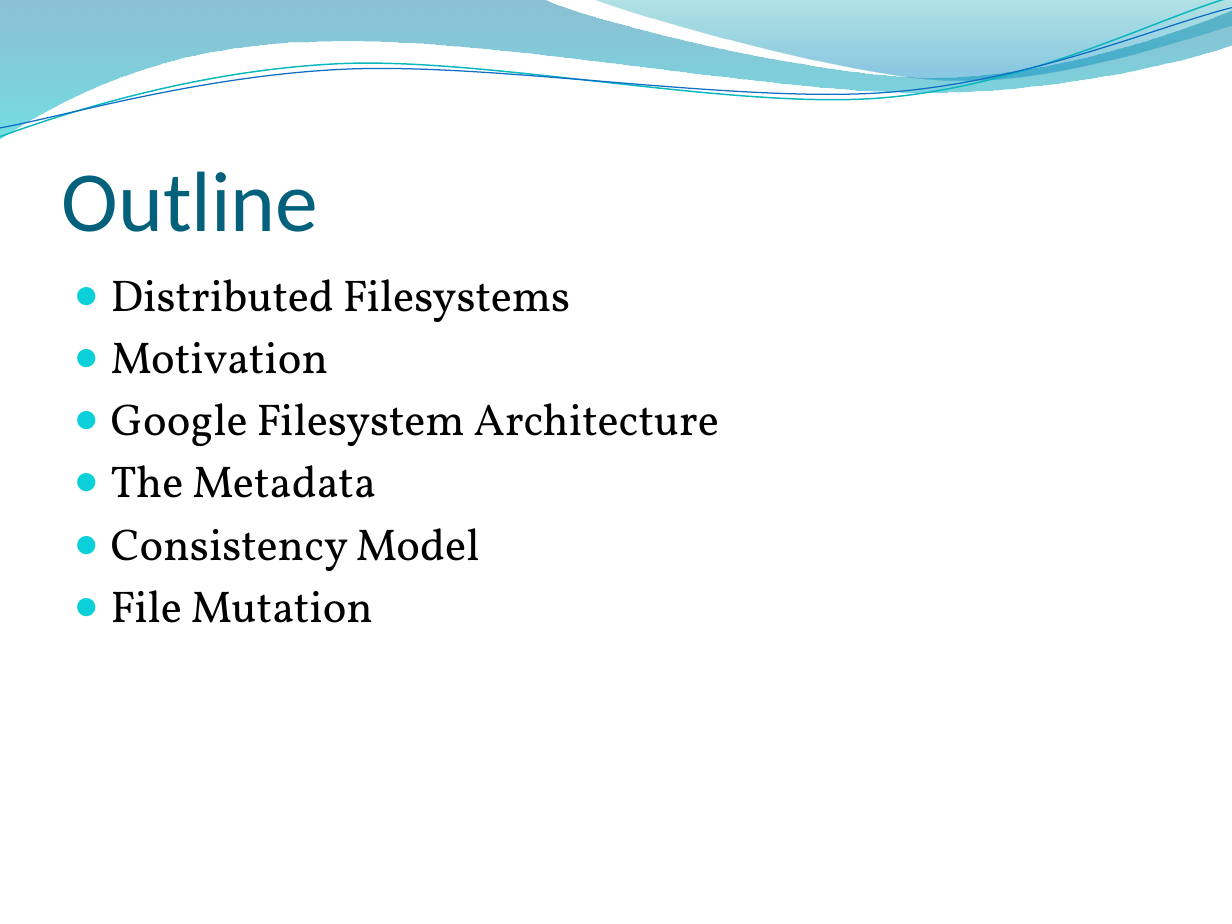
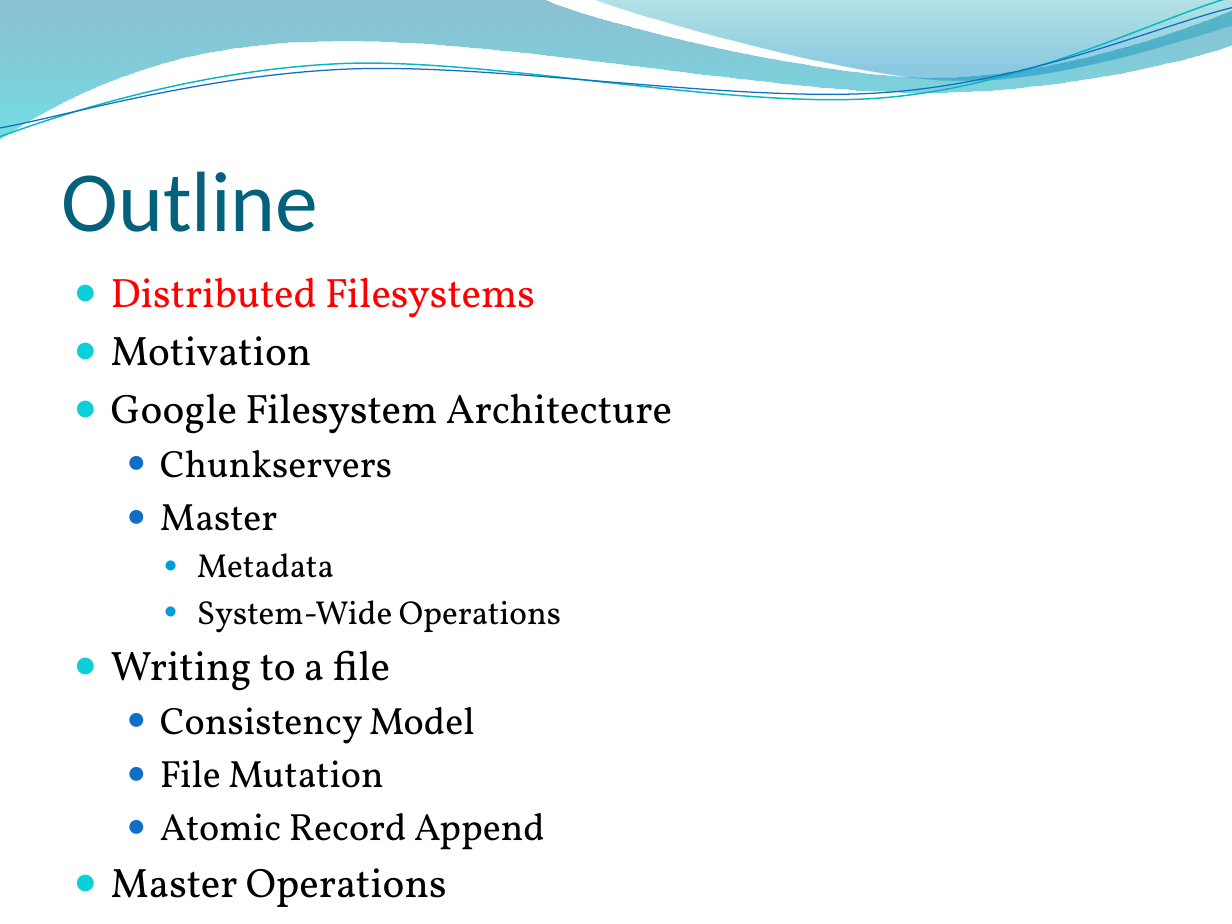
Before and after one commit to edvelezg/unb-os, a slide deck: slide 2 of google-fs/google-fs.pptx. Drawn at 1232x924 pixels with LibreOffice and Linux fonts; fonts in the diff are those of the drawing; background and template pictures are left out. Boxes give left, top, right and bottom in pixels: in the first picture for what was removed or moved away, otherwise in the second. Text is boxed around its words. In the diff, an @@ line names an element or a change of style, - is before the commit and + after.

```diff
--- a/google-fs/google-fs.pptx
+++ b/google-fs/google-fs.pptx
@@ text at <box>111,277,672,788</box>: size 26 to 24.1 pt in "Distributed Filesystems", "Motivation", "Google Filesystem Architecture"; text colour #000000 to #FF0000 in "Distributed Filesystems"; size 26 to 22.2 pt in "Consistency Model", "File Mutation"; list level 1 to 2 in "Consistency Model"; bullet colour #0BD0D9 to #0F6FC6; list level 1 to 2 in "File Mutation" @@
@@ text at <box>111,450,561,691</box>: text changed; size 26 to 19.4 pt @@
-● The Metadata
+  ● Chunkservers
+  ● Master
+    ● Metadata
+    ● System-Wide Operations
+● Writing to a file
@@ text at <box>160,813,545,850</box>: paragraphs added @@
+  ● Atomic Record Append
+● Master Operations
```
Also in this commit, not shown: 9 other slides changed, 13 slides added, 1 slide removed.
